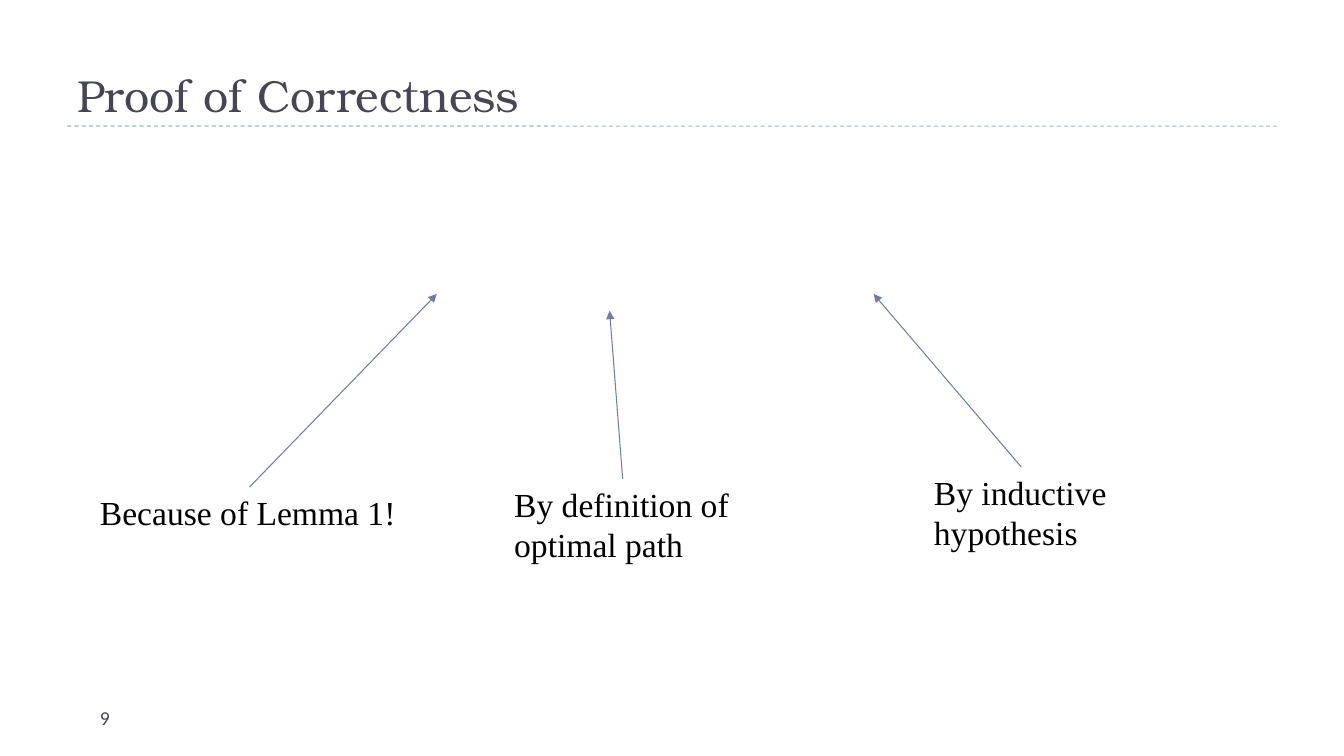
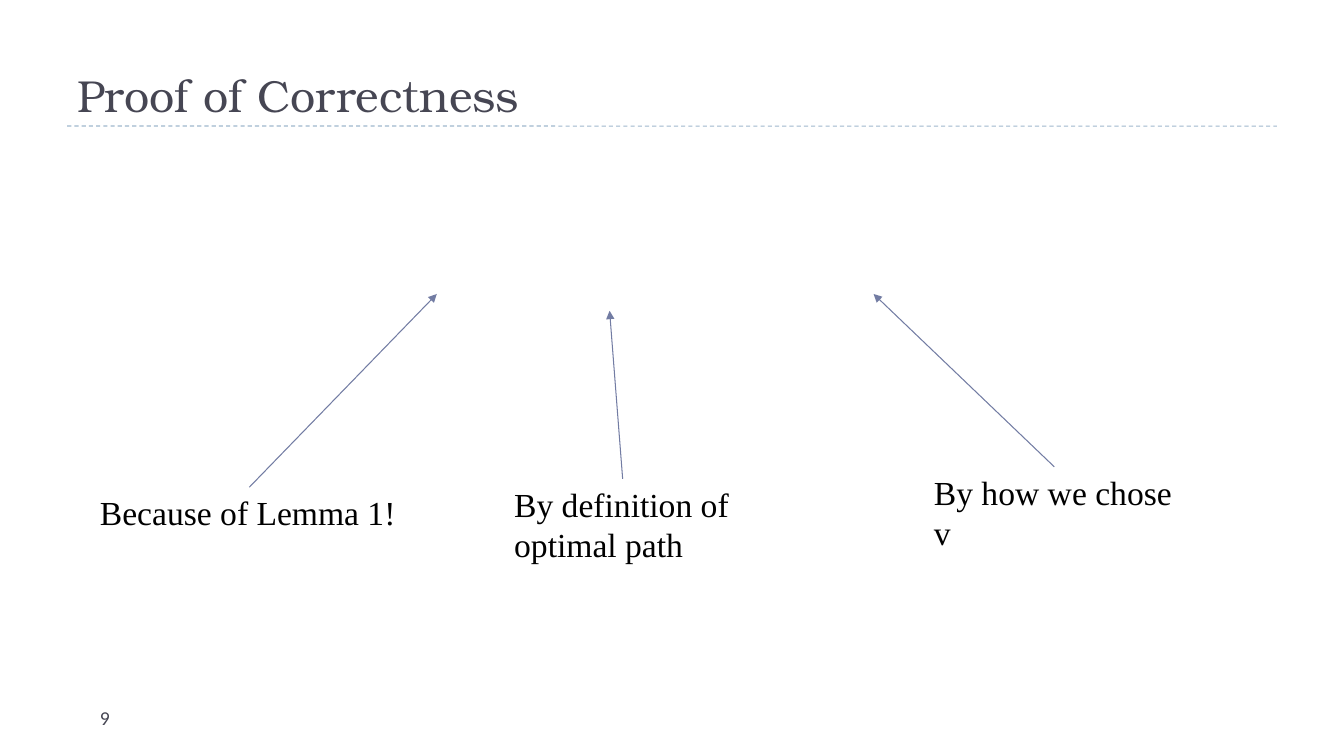
Before and after one commit to uva-cs/cs4102-f21, a slide deck: slide 9 of slides/graphs-BFS-live.pptx. Drawn at 1344x756 pixels with LibreOffice and Linux fonts; fonts in the diff are those of the drawing; grey boxes stand for pictures. Boxes give left, top, right and bottom in pixels: in the first picture for what was removed or moved away, otherwise in the second. Text is boxed around its words. In the diff, an @@ line names an element or a change of style, - is before the commit and + after.

Commit message:
slides

```diff
--- a/slides/graphs-BFS-live.pptx
+++ b/slides/graphs-BFS-live.pptx
@@ arrow moved from (1021, 467) - (874, 294) to (1055, 467) - (874, 294) @@
@@ text at box(934, 481, 1171, 546): text changed @@
-By inductive
-hypothesis
+By how we chose
+v
```
Also in this commit, not shown: 3 other files.
